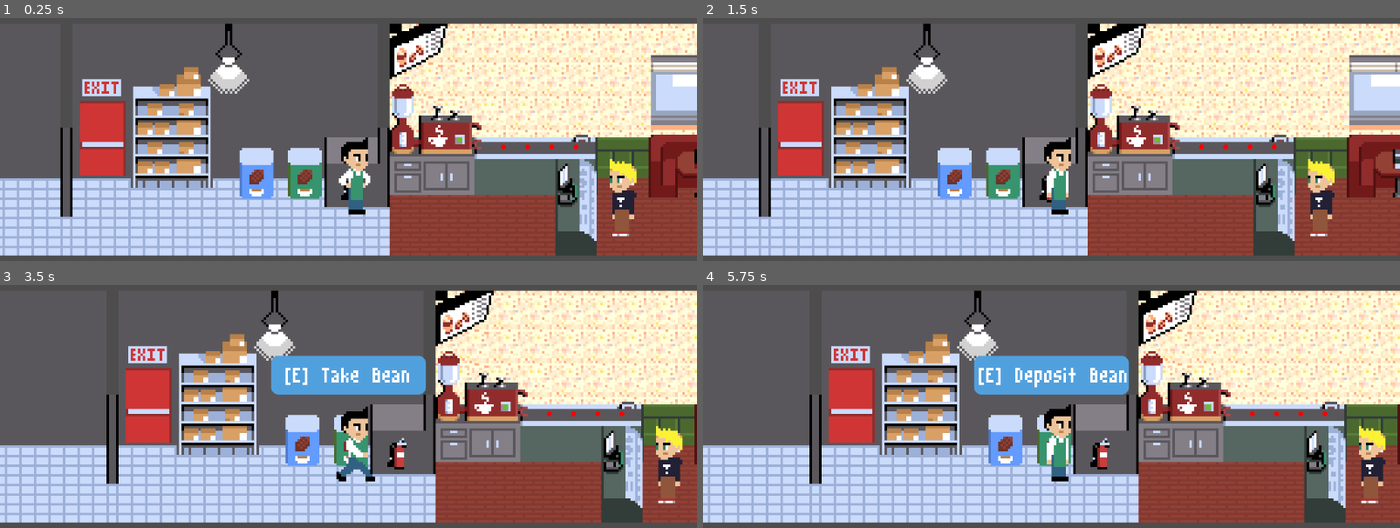
Above: before the commit, frames 1-4 (two rows, left to right).
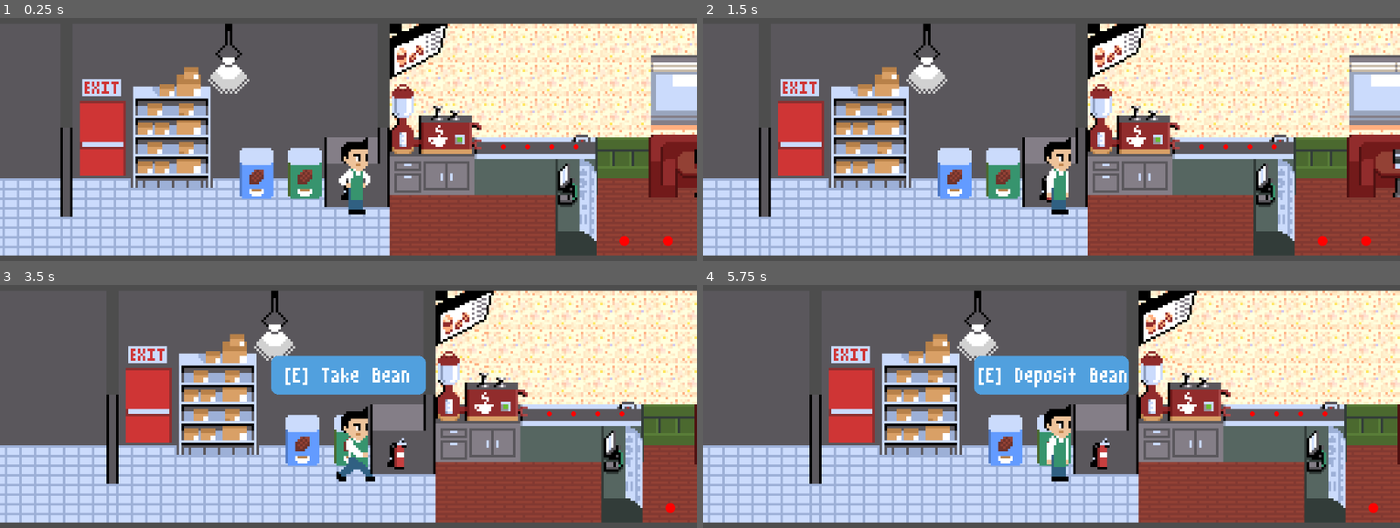
Above: after the commit, the same moments.

Repository: TheKizzyDev/GodotWildJam62
Game: Godot game, scene res://main.tscn
Two runs of this game, one before a commit and one after it. Both use one fixed random seed, a clock stepped at 60 frames per second and the inputs below.
Inputs (mouse positions are in pixels of both pictures, inside the frame that each line leads up to):
- Up to frame 1 (0.25 s): no input
- Up to frame 2 (1.5 s): tap Enter at 0.5 s; move the mouse to (1204, 78) at 0.52 s; hold E (interact) 0.53-1.28 s; hold D (move_right) from 0.53 s (still down); tap Space (jump) at 0.77 s; tap J at 0.8, 1.35 s; move the mouse to (912, 117) at 1.27 s
- Up to frame 3 (3.5 s): tap Space (jump) at 1.52, 3.02 s; tap E (interact) at 1.55, 2.85 s; move the mouse to (outside the picture) at 2.02 s; release D (move_right) at 2.03 s; hold A (move_left) 2.03-2.78 s; click (outside the picture) at 2.1 s; tap J at 2.3 s; move the mouse to (313, 442) at 2.77 s; hold D (move_right) from 2.78 s (still down)
- Up to frame 4 (5.75 s): move the mouse to (1260, 423) at 3.52 s; tap J at 3.6, 5.1 s; tap Space (jump) at 3.77, 4.25, 4.52 s; move the mouse to (842, 306) at 4.27 s; release D (move_right) at 4.28 s; hold A (move_left) 4.28-5.03 s; tap E (interact) at 4.35 s; move the mouse to (1086, 365) at 5.02 s; hold D (move_right) from 5.03 s (still down)

The runs differ from the first frame. In frame 1, 0.9% of the frame differs, in the area x 87-97%, y 58-94%; in frame 2, 1.0%, in the area x 86-96%, y 58-94%; in frame 3, 0.9%; in frame 4, 0.9%.

Commit message:
Add basic spawning and enqueueing of customers for ordering.

Diff:
--- /dev/null
+++ b/cocoa_shop/cash_register.gd
@@ -0,0 +1,153 @@
+class_name CashRegister
+
+extends Node2D
+
+signal served(customer: Customer)
+
+enum CashRegisterState { NONE, WAITING, READY_TO_SERVE, SERVING }
+
+var _curr_player: Player
+var _curr_player_is_leaving = false
+var _curr_customer: Customer: set = set_current_customer
+var _curr_state: CashRegisterState
+
+func _is_customer_ready_to_give_order():
+	return false
+
+
+func _curr_player_arrived():
+	return _curr_player and not _curr_player_is_leaving
+
+
+func _ready():
+	_determine_state()
+
+
+func _on_area_register_body_entered(body):
+	_curr_player = body as Player
+	if _curr_player:
+		_determine_state()
+
+
+func _on_area_register_body_exited(body):
+	_curr_player_is_leaving = true
+	_determine_state()
+	_curr_player = null
+
+
+func set_current_customer(new_customer: Customer):
+	_curr_customer = new_customer
+
+
+##### STATE MACHINE #####
+func _determine_state():
+	var new_state = _curr_state
+
+	match _curr_state:
+		CashRegisterState.NONE:
+			new_state = CashRegisterState.WAITING
+		CashRegisterState.WAITING:
+			if _curr_player_arrived():
+				if _curr_customer:
+					new_state = CashRegisterState.SERVING
+				else:
+					new_state = CashRegisterState.READY_TO_SERVE
+		CashRegisterState.READY_TO_SERVE:
+			if not _curr_player_arrived():
+				new_state = CashRegisterState.WAITING
+		CashRegisterState.SERVING:
+			if not _curr_player_arrived() or not _curr_customer:
+				new_state = CashRegisterState.WAITING
+
+	_set_state(new_state)
+
+
+func _set_state(new_state):
+	if _curr_state == new_state:
+		match _curr_state:
+			CashRegisterState.WAITING:
+				_retrigger_waiting_state()
+			CashRegisterState.READY_TO_SERVE:
+				_retrigger_ready_to_serve_state()
+			CashRegisterState.SERVING:
+				_retrigger_serving_state()
+
+	# Exit State
+	match _curr_state:
+		CashRegisterState.WAITING:
+			_exit_waiting_state()
+		CashRegisterState.READY_TO_SERVE:
+			_exit_ready_to_serve_state()
+		CashRegisterState.SERVING:
+			_exit_serving_state()
+
+	print("Cash Register Transition [%s]->[%s]" % \
+		[CashRegisterState.keys()[_curr_state], CashRegisterState.keys()[new_state]])
+	_curr_state = new_state
+
+	# Enter State
+	match _curr_state:
+		CashRegisterState.WAITING:
+			_enter_waiting_state()
+		CashRegisterState.READY_TO_SERVE:
+			_enter_ready_to_serve_state()
+		CashRegisterState.SERVING:
+			_enter_serving_state()
+
+
+### WAITING STATE ###
+func _retrigger_waiting_state():
+	_curr_player_is_leaving = false
+
+
+func _update_waiting_state(delta):
+	pass
+
+
+func _enter_waiting_state():
+	pass
+
+
+func _exit_waiting_state():
+	pass
+
+
+### READY TO SERVE STATE ###
+func _retrigger_ready_to_serve_state():
+	pass
+
+
+func _update_ready_to_serve_state():
+	pass
+
+
+func _enter_ready_to_serve_state():
+	if _curr_player:
+		_curr_player.start_message("Waiting for customer...")
+
+
+func _exit_ready_to_serve_state():
+	_curr_player_is_leaving = false
+	if _curr_player:
+		_curr_player.stop_message()
+
+
+### SERVING STATE ###
+func _retrigger_serving_state():
+	_curr_player_is_leaving = false
+
+
+func _update_serving_state():
+	pass
+
+
+func _enter_serving_state():
+	if _curr_player:
+		_curr_player.start_notify_interactable("Take Order")
+#		_curr_player.interacted.connect()
+
+
+func _exit_serving_state():
+	_curr_player_is_leaving = false
+	if _curr_player:
+		_curr_player.stop_notify_interactable()
--- a/cocoa_shop/cash_register.tscn
+++ b/cocoa_shop/cash_register.tscn
@@ -1,11 +1,16 @@
-[gd_scene load_steps=3 format=3 uid="uid://cs4htygbkv0uv"]
+[gd_scene load_steps=5 format=3 uid="uid://cs4htygbkv0uv"]
 
 [ext_resource type="Texture2D" uid="uid://cucgar3gwn6uo" path="res://art/cocoa_shop/cash_register_on_display_case.png" id="1_0vexl"]
+[ext_resource type="Script" path="res://cocoa_shop/cash_register.gd" id="1_rkju8"]
 
 [sub_resource type="RectangleShape2D" id="RectangleShape2D_h8ufv"]
 size = Vector2(18, 40)
 
+[sub_resource type="RectangleShape2D" id="RectangleShape2D_rcy3p"]
+size = Vector2(5, 5)
+
 [node name="CashRegister" type="Node2D"]
+script = ExtResource("1_rkju8")
 
 [node name="StaticBody2D" type="StaticBody2D" parent="."]
 
@@ -15,3 +20,13 @@
 
 [node name="CollisionShape2D" type="CollisionShape2D" parent="StaticBody2D"]
 shape = SubResource("RectangleShape2D_h8ufv")
+
+[node name="AreaRegister" type="Area2D" parent="."]
+collision_layer = 8
+
+[node name="CollisionShape2D" type="CollisionShape2D" parent="AreaRegister"]
+position = Vector2(-15, 0)
+shape = SubResource("RectangleShape2D_rcy3p")
+
+[connection signal="body_entered" from="AreaRegister" to="." method="_on_area_register_body_entered"]
+[connection signal="body_exited" from="AreaRegister" to="." method="_on_area_register_body_exited"]
--- a/cocoa_drink_queue.gd
+++ b/cocoa_shop/cocoa_drink_queue.gd
@@ -16,17 +16,6 @@
 var _queue_direction: Vector2
 var _queue_end_position: Vector2
 var _curr_cocoa_drink_queue_state = CocoaDrinkQueueState.NONE
-
-
-func _unhandled_key_input(event):
-	# TODO: Remove
-	if event.keycode == KEY_J and event.is_pressed():
-		var drink = take_drink()
-		if drink:
-			print("DRINKING!")
-			drink.queue_free()
-		else:
-			print("NO DRINK!!!")
 
 
 func _process(delta):
--- a/cocoa_shop/cocoa_drink_queue.tscn
+++ b/cocoa_shop/cocoa_drink_queue.tscn
@@ -1,21 +1,13 @@
-[gd_scene load_steps=4 format=3 uid="uid://d0jbnwrqs6ixo"]
+[gd_scene load_steps=3 format=3 uid="uid://drcpw0xggagca"]
 
-[ext_resource type="Script" path="res://cocoa_drink_queue.gd" id="1_g7rtv"]
+[ext_resource type="Script" path="res://cocoa_shop/cocoa_drink_queue.gd" id="1_d64l4"]
 
 [sub_resource type="Curve2D" id="Curve2D_5ow1q"]
 
-[sub_resource type="RectangleShape2D" id="RectangleShape2D_jqebo"]
-size = Vector2(5, 5)
-
 [node name="CocoaDrinkQueue" type="Node2D"]
-script = ExtResource("1_g7rtv")
+script = ExtResource("1_d64l4")
 
 [node name="QueuePath" type="Path2D" parent="."]
 curve = SubResource("Curve2D_5ow1q")
 
 [node name="EndOfQueueMarker" type="Marker2D" parent="."]
-
-[node name="PickupArea" type="Area2D" parent="."]
-
-[node name="CollisionShape2D" type="CollisionShape2D" parent="PickupArea"]
-shape = SubResource("RectangleShape2D_jqebo")
--- /dev/null
+++ b/cocoa_shop/customer_manager.gd
@@ -0,0 +1,39 @@
+class_name CustomerManager
+
+extends Node
+
+@export_group("Config")
+@export var cocoa_drink_queue: CocoaDrinkQueue
+@export var cash_register: CashRegister
+@export var customer_spawn_time := 1
+@export var customer_queue: CustomerQueue
+
+@export_group("Markers")
+@export var spawn_marker: Marker2D
+@export var exit_marker: Marker2D
+
+@onready var _timer_customer_spawning = $TimerCustomerSpawning as Timer
+
+
+const CUSTOMER = preload("res://customers/customer.tscn")
+
+
+func _ready():
+	_timer_customer_spawning.set_one_shot(true)
+	_timer_customer_spawning.timeout.connect(_spawn_customer)
+	_timer_customer_spawning.start(customer_spawn_time)
+	customer_queue.dequeued.connect(_on_queue_changed)
+
+
+func _on_queue_changed(customer: Customer):
+	if _timer_customer_spawning.is_stopped() and customer_queue.has_capacity():
+		_timer_customer_spawning.start(customer_spawn_time)
+
+
+func _spawn_customer():
+	if customer_queue.has_capacity():
+		var new_cust = CUSTOMER.instantiate() as Customer
+		add_child(new_cust)
+		new_cust.set_position(spawn_marker.position)
+		customer_queue.enqueue(new_cust)
+		_timer_customer_spawning.start(customer_spawn_time)
--- /dev/null
+++ b/cocoa_shop/customer_manager.tscn
@@ -0,0 +1,9 @@
+[gd_scene load_steps=2 format=3 uid="uid://4dq3n0l8brvk"]
+
+[ext_resource type="Script" path="res://cocoa_shop/customer_manager.gd" id="1_fbi7q"]
+
+[node name="CustomerManager" type="Node"]
+script = ExtResource("1_fbi7q")
+
+[node name="TimerCustomerSpawning" type="Timer" parent="."]
+one_shot = true
--- a/customers/customer.gd
+++ b/customers/customer.gd
@@ -1 +1,27 @@
-extends Node2D
+class_name Customer
+
+extends CharacterBody2D
+
+signal move_to_succeeded(customer: Customer, destination: Vector2)
+
+@export var speed = 20.0
+
+var _curr_destination: Vector2
+var _curr_direction: Vector2
+var _is_new_move_to_request = false
+
+
+func request_move_to(new_position: Vector2):
+	_curr_destination = new_position
+	_curr_direction = (_curr_destination - position).normalized()
+	_is_new_move_to_request = true
+
+
+func _physics_process(delta):
+	if _curr_destination.distance_to(position) > 0.1:
+		velocity = _curr_direction * speed
+
+		move_and_slide()
+	elif _is_new_move_to_request:
+		_is_new_move_to_request = false
+		move_to_succeeded.emit(self, _curr_destination)
--- a/customers/customer.tscn
+++ b/customers/customer.tscn
@@ -10,6 +10,7 @@
 script = ExtResource("1_6fyqn")
 
 [node name="CollisionShape2D" type="CollisionShape2D" parent="."]
+position = Vector2(0, -16)
 shape = SubResource("RectangleShape2D_604wk")
 
 [node name="Sprite2D" type="Sprite2D" parent="CollisionShape2D"]
--- /dev/null
+++ b/customers/customer_queue.gd
@@ -0,0 +1,75 @@
+class_name CustomerQueue
+
+extends Node2D
+
+signal dequeued(customer: Customer)
+
+@onready var _queue_path = $Path2D
+
+var _queue_capacity = 0
+var _customers: Array
+var _queue_slots: Array
+
+
+func _unhandled_key_input(event):
+	# TODO: Remove
+	if event.keycode == KEY_J and event.is_pressed():
+		var cust = dequeue()
+		if cust:
+			print("cust!")
+			cust.queue_free()
+		else:
+			print("NO cust!!!")
+
+
+func _ready():
+	_queue_capacity = _queue_path.curve.point_count
+	for idx in _queue_capacity:
+
+		_queue_slots.append(_queue_path.curve.get_point_position(idx))
+	print("Capacity: %d" % _queue_capacity)
+	queue_redraw()
+
+
+func _process(delta):
+	for idx in _customers.size():
+		var curr_customer = _customers[idx]
+		var exp_pos = _queue_slots[idx]
+		if curr_customer and curr_customer.position.distance_to(exp_pos) > 0.1:
+			curr_customer.request_move_to(exp_pos)
+
+
+func _draw():
+	for _slot in _queue_slots:
+		print("%s" % str(_slot))
+		draw_circle(_slot, 2, Color.RED)
+
+func _update_customer_positions():
+	for idx in _customers.size():
+		var curr_customer = _customers[idx]
+		var exp_pos = _queue_slots[idx]
+		if curr_customer and curr_customer.position.distance_to(exp_pos) > 0.1:
+			curr_customer.request_move_to(exp_pos)
+
+
+func is_empty():
+	return _customers.is_empty()
+
+
+func has_capacity():
+	return _customers.size() < _queue_capacity
+
+
+func enqueue(new_customer: Customer):
+	if has_capacity() && new_customer:
+		new_customer.reparent(self)
+		_customers.push_back(new_customer)
+		_update_customer_positions()
+
+
+func dequeue():
+	if not _customers.is_empty():
+		var popped_customer = _customers.pop_front()
+		dequeued.emit(popped_customer)
+		_update_customer_positions()
+		return popped_customer
--- /dev/null
+++ b/customers/customer_queue.tscn
@@ -0,0 +1,15 @@
+[gd_scene load_steps=3 format=3 uid="uid://b44ilsix0n2yn"]
+
+[ext_resource type="Script" path="res://customers/customer_queue.gd" id="1_hcbty"]
+
+[sub_resource type="Curve2D" id="Curve2D_v2rpj"]
+_data = {
+"points": PackedVector2Array(0, 0, 0, 0, 0, 0, 0, 0, 0, 0, 18, 0, 0, 0, 0, 0, 37, 0, 0, 0, 0, 0, 55, 0)
+}
+point_count = 4
+
+[node name="CustomerQueue" type="Node2D"]
+script = ExtResource("1_hcbty")
+
+[node name="Path2D" type="Path2D" parent="."]
+curve = SubResource("Curve2D_v2rpj")
--- a/main.tscn
+++ b/main.tscn
@@ -1,19 +1,17 @@
-[gd_scene load_steps=17 format=3 uid="uid://ceaqba1tfm53p"]
+[gd_scene load_steps=17 format=3 uid="uid://51uahjl0k484"]
 
 [ext_resource type="PackedScene" uid="uid://b5qco31hfuv3q" path="res://player.tscn" id="1_qrxw1"]
 [ext_resource type="PackedScene" uid="uid://cajrfrbr777te" path="res://cocoa_shop/storage_bin_frozen_hot.tscn" id="4_ijhgt"]
 [ext_resource type="PackedScene" uid="uid://3x053tsyf2x4" path="res://cocoa_shop/storage_bin_regular.tscn" id="5_h35n2"]
 [ext_resource type="PackedScene" uid="uid://bxgcocrl30nkv" path="res://cocoa_shop/cocoa_maker.tscn" id="5_whk2x"]
-[ext_resource type="PackedScene" uid="uid://dgk46o6opmr5y" path="res://customers/customer.tscn" id="6_aoukr"]
-[ext_resource type="PackedScene" uid="uid://d0jbnwrqs6ixo" path="res://cocoa_shop/cocoa_drink_queue.tscn" id="6_kyvrf"]
+[ext_resource type="PackedScene" uid="uid://drcpw0xggagca" path="res://cocoa_shop/cocoa_drink_queue.tscn" id="6_kyvrf"]
 [ext_resource type="Texture2D" uid="uid://bftnw1khp2p6x" path="res://art/cocoa_shop/cocoa_shop.png" id="6_sw7d1"]
 [ext_resource type="PackedScene" uid="uid://cs4htygbkv0uv" path="res://cocoa_shop/cash_register.tscn" id="7_bknay"]
-
-[sub_resource type="RectangleShape2D" id="RectangleShape2D_p5g5t"]
-size = Vector2(422, 20)
+[ext_resource type="PackedScene" uid="uid://4dq3n0l8brvk" path="res://cocoa_shop/customer_manager.tscn" id="8_v77dm"]
+[ext_resource type="PackedScene" uid="uid://b44ilsix0n2yn" path="res://customers/customer_queue.tscn" id="9_au2g1"]
 
 [sub_resource type="RectangleShape2D" id="RectangleShape2D_bc4ou"]
-size = Vector2(160.25, 41)
+size = Vector2(86, 41)
 
 [sub_resource type="RectangleShape2D" id="RectangleShape2D_orq78"]
 size = Vector2(22, 47)
@@ -30,8 +28,8 @@
 [sub_resource type="RectangleShape2D" id="RectangleShape2D_ekb72"]
 size = Vector2(13, 116)
 
-[sub_resource type="RectangleShape2D" id="RectangleShape2D_dli1n"]
-size = Vector2(10, 116)
+[sub_resource type="RectangleShape2D" id="RectangleShape2D_p5g5t"]
+size = Vector2(348, 20)
 
 [node name="main" type="Node2D"]
 
@@ -49,20 +47,12 @@
 texture = ExtResource("6_sw7d1")
 centered = false
 
-[node name="Floor" type="StaticBody2D" parent="CocoaShop"]
-collision_layer = 8
-collision_mask = 0
-
-[node name="CollisionShape2D" type="CollisionShape2D" parent="CocoaShop/Floor"]
-position = Vector2(211, 106)
-shape = SubResource("RectangleShape2D_p5g5t")
-
 [node name="Collisions" type="StaticBody2D" parent="CocoaShop"]
 collision_layer = 8
 collision_mask = 0
 
 [node name="CollisionShape2D_StoreFront" type="CollisionShape2D" parent="CocoaShop/Collisions"]
-position = Vector2(342.125, 20.5)
+position = Vector2(305, 20.5)
 shape = SubResource("RectangleShape2D_bc4ou")
 
 [node name="CollisionShape2D_SackPickup" type="CollisionShape2D" parent="CocoaShop/Collisions"]
@@ -89,9 +79,9 @@
 position = Vector2(-6.5, 58)
 shape = SubResource("RectangleShape2D_ekb72")
 
-[node name="CollisionShape2D_RightWall" type="CollisionShape2D" parent="CocoaShop/Collisions"]
-position = Vector2(427, 58)
-shape = SubResource("RectangleShape2D_dli1n")
+[node name="CollisionShape2D_Floor" type="CollisionShape2D" parent="CocoaShop/Collisions"]
+position = Vector2(174, 106)
+shape = SubResource("RectangleShape2D_p5g5t")
 
 [node name="CocoaStorageBin_FrozenHot" parent="CocoaShop" instance=ExtResource("4_ijhgt")]
 position = Vector2(207, 58)
@@ -109,18 +99,26 @@
 position = Vector2(299, 51)
 
 [node name="EndOfQueueMarker" parent="CocoaShop/CocoaDrinkQueue" index="1"]
-position = Vector2(43, 0)
+position = Vector2(41, 0)
 
-[node name="PickupArea" parent="CocoaShop/CocoaDrinkQueue" index="2"]
-position = Vector2(59, -5)
-
-[node name="CollisionShape2D" parent="CocoaShop/CocoaDrinkQueue/PickupArea" index="0"]
-position = Vector2(1, 5)
-
-[node name="Customer" parent="." instance=ExtResource("6_aoukr")]
-position = Vector2(359, 72)
-
-[node name="CashRegister" parent="." instance=ExtResource("7_bknay")]
+[node name="CashRegister" parent="CocoaShop" instance=ExtResource("7_bknay")]
 position = Vector2(339, 76)
 
+[node name="CustomerManager" parent="CocoaShop" node_paths=PackedStringArray("cocoa_drink_queue", "cash_register", "customer_queue", "spawn_marker", "exit_marker") instance=ExtResource("8_v77dm")]
+cocoa_drink_queue = NodePath("../CocoaDrinkQueue")
+cash_register = NodePath("../CashRegister")
+customer_queue = NodePath("../CustomerQueue")
+spawn_marker = NodePath("SpawnMarker")
+exit_marker = NodePath("ExitMarker")
+
+[node name="SpawnMarker" type="Marker2D" parent="CocoaShop/CustomerManager"]
+position = Vector2(411, 90)
+
+[node name="ExitMarker" type="Marker2D" parent="CocoaShop/CustomerManager"]
+position = Vector2(411, 75)
+
+[node name="CustomerQueue" parent="CocoaShop" instance=ExtResource("9_au2g1")]
+position = Vector2(359, 90)
+
 [editable path="CocoaShop/CocoaDrinkQueue"]
+[editable path="CocoaShop/CustomerQueue"]
--- a/project.godot
+++ b/project.godot
@@ -12,7 +12,7 @@
 
 config/name="GodotWildJam62"
 run/main_scene="res://main.tscn"
-config/features=PackedStringArray("4.1", "Forward Plus")
+config/features=PackedStringArray("4.0", "Forward Plus")
 
 [dotnet]
 
@@ -42,7 +42,7 @@
 }
 attack={
 "deadzone": 0.5,
-"events": [Object(InputEventMouseButton,"resource_local_to_s …(205 unchanged characters)… r2(0, 0),"factor":1.0,"button_index":1,"canceled":false,"pressed":false,"double_click":false,"script":null)
+"events": [Object(InputEventMouseButton,"resource_local_to_s …(205 unchanged characters)… r2(0, 0),"factor":1.0,"button_index":1,"pressed":false,"double_click":false,"script":null)
 ]
 }
 move_down={
